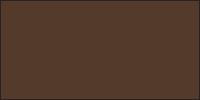
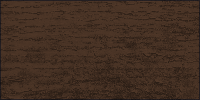
Two versions of the same layered image (200 × 100). Layer-by-layer changes:
"Layer 1": opacity 100% → 49%, blend normal → overlay, painted on it over [0, 0, 200, 100]
added layer "Layer 0" over [0, 0, 200, 100]
